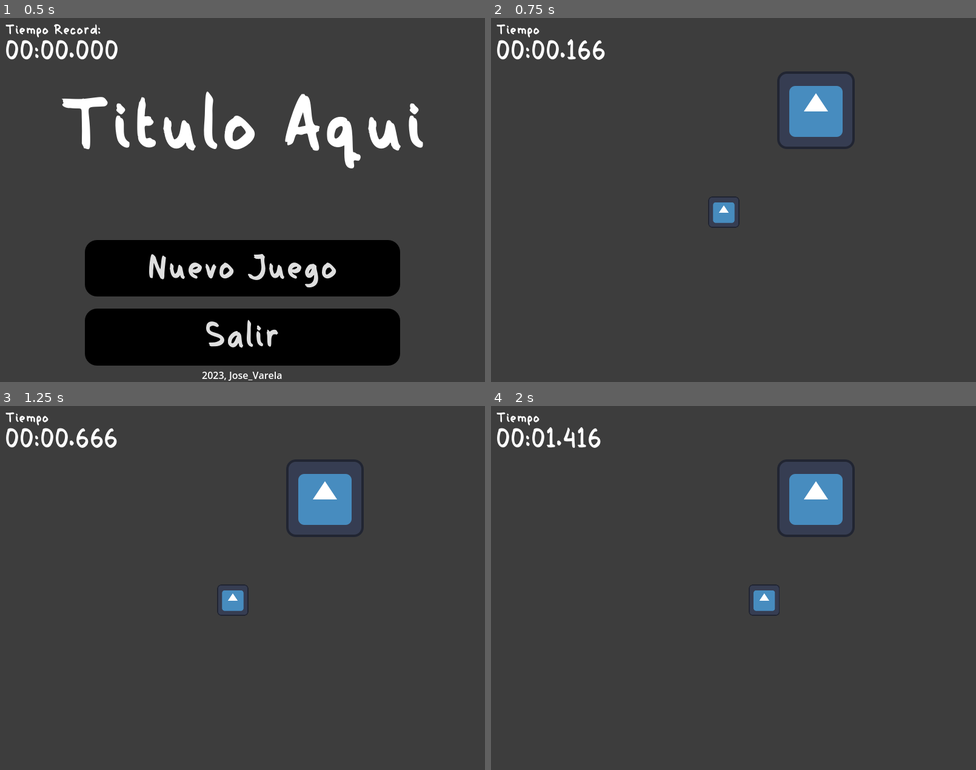
Above: before the commit, frames 1-4 (two rows, left to right).
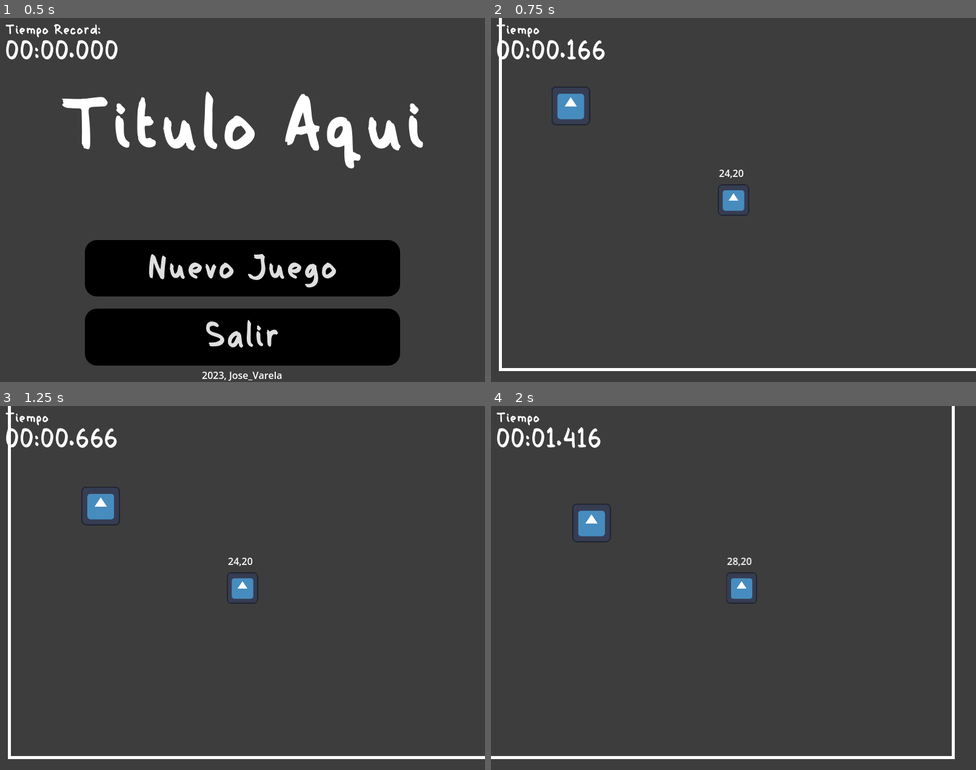
Above: after the commit, the same moments.

Repository: JoseVarelaP/CatchYou
Game: Godot game, scene res://main_menu.tscn
Two runs of this game, one before a commit and one after it. Both use one fixed random seed, a clock stepped at 60 frames per second and the inputs below. The engine's default icon, where the game draws it, is replaced by a stand-in: a white triangle on a blue panel in a dark square.
Inputs:
- Up to frame 1 (0.5 s): no input
- Up to frame 2 (0.75 s): click "Nuevo Juego" at 0.5 s
- Up to frame 3 (1.25 s): no input
- Up to frame 4 (2 s): hold Right (ui_right) from 1.28 s (still down)

Frame 1 is identical in both runs. In frame 2, 4.3% of the frame differs, in the area x 1-100%, y 0-97%; in frame 3, 4.4%; in frame 4, 4.4%, in the area x 0-96%, y 0-97%.

Commit message:
Varios cambios
- Añadido enemigo 1
- Convierte función de interfaz y elementos
- Añade cámara para mayor acción
- Añade tipos de retorno a funciones personalizadas.

Diff:
--- a/Actividad-Juego.gd
+++ b/Actividad-Juego.gd
@@ -8,18 +8,22 @@
 
 # Called when the node enters the scene tree for the first time.
 func _ready():
-	UltimoTiempo = saveFile.load()
-	pass # Replace with function body.
+	UltimoTiempo = saveFile.loadfile()
+
+func getPlayerTilePosition() -> Vector2i:
+	var pos = $GridMap.local_to_map( $Jugador.global_position ) as Vector2i
+	return pos
 
 func actionLoseGame():
 	# Marca el juego como terminado, para evitar que el jugador y los elementos sean
 	# actualizados.
 	lostGame = true
 	$Jugador.setAllowedToMove(false)
+	$Enem1.setMove(false)
 
 	# Muestra la interfaz.
 	$Interfaz/Perdiste.set_visible(true)
-	$FondoPerdida.set_visible(true)
+	$Interfaz/FondoPerdida.set_visible(true)
 
 	saveFile.save(tiempoTotal, UltimoTiempo)
 
@@ -27,6 +31,9 @@
 func _process(delta):
 	if( lostGame ):
 		return
+
+	var pos = getPlayerTilePosition()
+	$Jugador/DBGPos.set_text( "%d,%d" % [pos.x,pos.y] )
 
 	# Suma el tiempo actual a lo que esta.
 	tiempoTotal += delta
--- /dev/null
+++ b/Enem1.gd
@@ -0,0 +1,15 @@
+extends CharacterBody2D
+
+var speed = 80
+@onready var p = $"../Jugador"
+var hasToMove = true
+
+func setMove(state : bool):
+	hasToMove = state
+
+func _physics_process(_delta):
+	if not hasToMove:
+		return
+
+	velocity = position.direction_to(p.position) * speed
+	move_and_slide()
--- a/Global.gd
+++ b/Global.gd
@@ -1,6 +1,6 @@
 class_name TiempoCalc
 
-func ProcesaTiempo(sec):
+func ProcesaTiempo(sec) -> String:
 	var seconds = int(sec)%60
 	var minutes = (int(sec)/60)%60
 	var hours = (int(sec)/60)/60
--- a/Juego.tscn
+++ b/Juego.tscn
@@ -7,56 +7,95 @@
 [ext_resource type="StyleBox" uid="uid://tqtcfqm07ue8" path="res://EST-Boton.tres" id="5_2ftbi"]
 [ext_resource type="StyleBox" uid="uid://pdto5gafe0tl" path="res://EST-BotonHover.tres" id="6_xcimn"]
 [ext_resource type="StyleBox" uid="uid://cgy7vdqjw3tj" path="res://EST-BotonPresionado.tres" id="7_7dofc"]
+[ext_resource type="Script" path="res://Enem1.gd" id="8_mqcaw"]
+
+[sub_resource type="TileSet" id="TileSet_ebaq8"]
 
 [sub_resource type="CircleShape2D" id="CircleShape2D_0fdd4"]
 radius = 32.0
 
-[sub_resource type="CircleShape2D" id="CircleShape2D_i1qxn"]
-radius = 80.0
+[sub_resource type="CircleShape2D" id="CircleShape2D_n5loj"]
+radius = 40.05
+
+[sub_resource type="RectangleShape2D" id="RectangleShape2D_ov3bv"]
 
 [node name="Juego" type="Node2D"]
 script = ExtResource("1_da1sb")
 
+[node name="GridMap" type="TileMap" parent="."]
+tile_set = SubResource("TileSet_ebaq8")
+format = 2
+
 [node name="Fondo" type="ColorRect" parent="."]
+offset_left = -1480.0
+offset_top = -896.0
+offset_right = -680.0
+offset_bottom = -296.0
+scale = Vector2(4.76, 4.76)
+color = Color(0.239216, 0.239216, 0.239216, 1)
+metadata/_edit_lock_ = true
+
+[node name="ReferenceRect" type="ReferenceRect" parent="."]
 offset_right = 800.0
 offset_bottom = 600.0
-color = Color(0.239216, 0.239216, 0.239216, 1)
+border_color = Color(1, 1, 1, 1)
+border_width = 5.0
+editor_only = false
 
 [node name="Jugador" type="CharacterBody2D" parent="."]
 position = Vector2(384, 320)
 script = ExtResource("3_qk7os")
+metadata/_edit_group_ = true
+
+[node name="Camera2D" type="Camera2D" parent="Jugador"]
+position_smoothing_enabled = true
+position_smoothing_speed = 10.0
+metadata/_edit_lock_ = true
+
+[node name="DBGPos" type="Label" parent="Jugador"]
+offset_left = -24.0
+offset_top = -56.0
+offset_right = 35.0
+offset_bottom = -30.0
+text = "therehr"
+metadata/_edit_lock_ = true
 
 [node name="CollisionShape2D" type="CollisionShape2D" parent="Jugador"]
 shape = SubResource("CircleShape2D_0fdd4")
+metadata/_edit_lock_ = true
 
 [node name="ActorJug" type="Sprite2D" parent="Jugador/CollisionShape2D"]
 scale = Vector2(0.4, 0.4)
 texture = ExtResource("3_7np3h")
+metadata/_edit_lock_ = true
 
-[node name="Colision" type="Area2D" parent="."]
-position = Vector2(536, 152)
+[node name="Enem1" type="CharacterBody2D" parent="."]
+position = Vector2(104, 158)
+script = ExtResource("8_mqcaw")
 metadata/_edit_group_ = true
 
-[node name="CollisionShape2D" type="CollisionShape2D" parent="Colision"]
-shape = SubResource("CircleShape2D_i1qxn")
+[node name="Area2D" type="Area2D" parent="Enem1"]
 
-[node name="Sprite2D" type="Sprite2D" parent="Colision/CollisionShape2D"]
+[node name="CollisionShape2D" type="CollisionShape2D" parent="Enem1/Area2D"]
+shape = SubResource("CircleShape2D_n5loj")
+
+[node name="spr" type="Sprite2D" parent="Enem1"]
+scale = Vector2(0.5, 0.5)
 texture = ExtResource("3_7np3h")
+metadata/_edit_lock_ = true
 
-[node name="FondoPerdida" type="ColorRect" parent="."]
+[node name="CollisionShape2D" type="CollisionShape2D" parent="Enem1"]
+shape = SubResource("RectangleShape2D_ov3bv")
+
+[node name="Interfaz" type="CanvasLayer" parent="."]
+
+[node name="FondoPerdida" type="ColorRect" parent="Interfaz"]
 visible = false
 offset_right = 800.0
 offset_bottom = 600.0
 color = Color(0.12549, 0.12549, 0.12549, 0.709804)
 
-[node name="Interfaz" type="Control" parent="."]
-layout_mode = 3
-anchors_preset = 0
-offset_right = 40.0
-offset_bottom = 40.0
-
 [node name="TiempoActual" type="Label" parent="Interfaz"]
-layout_mode = 0
 offset_left = 8.0
 offset_top = 35.0
 offset_right = 173.0
@@ -67,7 +106,6 @@
 "
 
 [node name="Etiqueta-Tiempo" type="Label" parent="Interfaz"]
-layout_mode = 0
 offset_left = 8.0
 offset_top = 8.0
 offset_right = 88.0
@@ -78,7 +116,6 @@
 
 [node name="Perdiste" type="MarginContainer" parent="Interfaz"]
 visible = false
-layout_mode = 0
 offset_right = 800.0
 offset_bottom = 600.0
 theme_override_constants/margin_left = 90
@@ -140,6 +177,6 @@
 [node name="Container" type="Container" parent="Interfaz/Perdiste/Contenido Juego/VBoxContainer"]
 layout_mode = 2
 
-[connection signal="body_entered" from="Colision" to="." method="_on_area_2d_body_entered"]
+[connection signal="body_entered" from="Enem1/Area2D" to="." method="_on_area_2d_body_entered"]
 [connection signal="button_up" from="Interfaz/Perdiste/Contenido Juego/VBoxContainer/MarginContainer/Reiniciar" to="." method="_on_reiniciar_button_up"]
 [connection signal="button_up" from="Interfaz/Perdiste/Contenido Juego/VBoxContainer/MarginContainer2/Salir" to="." method="_on_salir_button_up"]
--- a/Jugador.gd
+++ b/Jugador.gd
@@ -9,7 +9,7 @@
 const speedSlowdownForPlayer = 350
 var allowedToMove = true
 
-func setAllowedToMove(state):
+func setAllowedToMove(state : bool):
 	allowedToMove = state
 
 func CheckBoundries():
@@ -22,6 +22,7 @@
 		position.x = width_area - border_margin
 	if position.y > height_area - border_margin:
 		position.y = height_area - border_margin
+
 
 var lastPos = [0,0]
 func _physics_process(delta):
--- a/Menu.gd
+++ b/Menu.gd
@@ -14,7 +14,7 @@
 	get_tree().quit()
 
 func _on_tiempo_record_ready():
-	var achievedScore = saveFile.load()
+	var achievedScore = saveFile.loadfile()
 	if achievedScore == null:
 		return
 
--- /dev/null
+++ b/enemigo_1.tscn
@@ -0,0 +1,41 @@
+[gd_scene load_steps=4 format=3 uid="uid://bikd0xguxd5pw"]
+
+[ext_resource type="Texture2D" uid="uid://d2e0kqmcquwuo" path="res://icon.svg" id="1_tesq2"]
+
+[sub_resource type="GDScript" id="GDScript_pt54q"]
+script/source = "extends RigidBody2D
+
+export var speed
+var player_position
+var target_position
+onready var player =
+
+# Called when the node enters the scene tree for the first time.
+func _ready():
+	pass # Replace with function body.
+
+# Called every frame. 'delta' is the elapsed time since the previous frame.
+func _process(delta):
+
+	pass
+"
+
+[sub_resource type="RectangleShape2D" id="RectangleShape2D_ajk7q"]
+size = Vector2(130, 130)
+
+[node name="Node2D" type="Node2D"]
+
+[node name="RigidBody2D" type="RigidBody2D" parent="."]
+collision_mask = 0
+gravity_scale = 2.66454e-15
+script = SubResource("GDScript_pt54q")
+metadata/_edit_group_ = true
+
+[node name="Sprite2D" type="Sprite2D" parent="RigidBody2D"]
+texture = ExtResource("1_tesq2")
+metadata/_edit_lock_ = true
+
+[node name="CollisionShape2D" type="CollisionShape2D" parent="RigidBody2D"]
+position = Vector2(-1, -1)
+shape = SubResource("RectangleShape2D_ajk7q")
+metadata/_edit_lock_ = true
--- a/saveFileManager.gd
+++ b/saveFileManager.gd
@@ -9,7 +9,7 @@
 	cfgFile.store_string("%s" % totalTime)
 	cfgFile.close()
 
-func load():
+func loadfile() -> float:
 	if not FileAccess.file_exists("user://save_game.dat"):
 		print("No se encontro el archivo, creando...")
 		save(0)
Not shown: 1 places in Juego.tscn that only renumber resources
